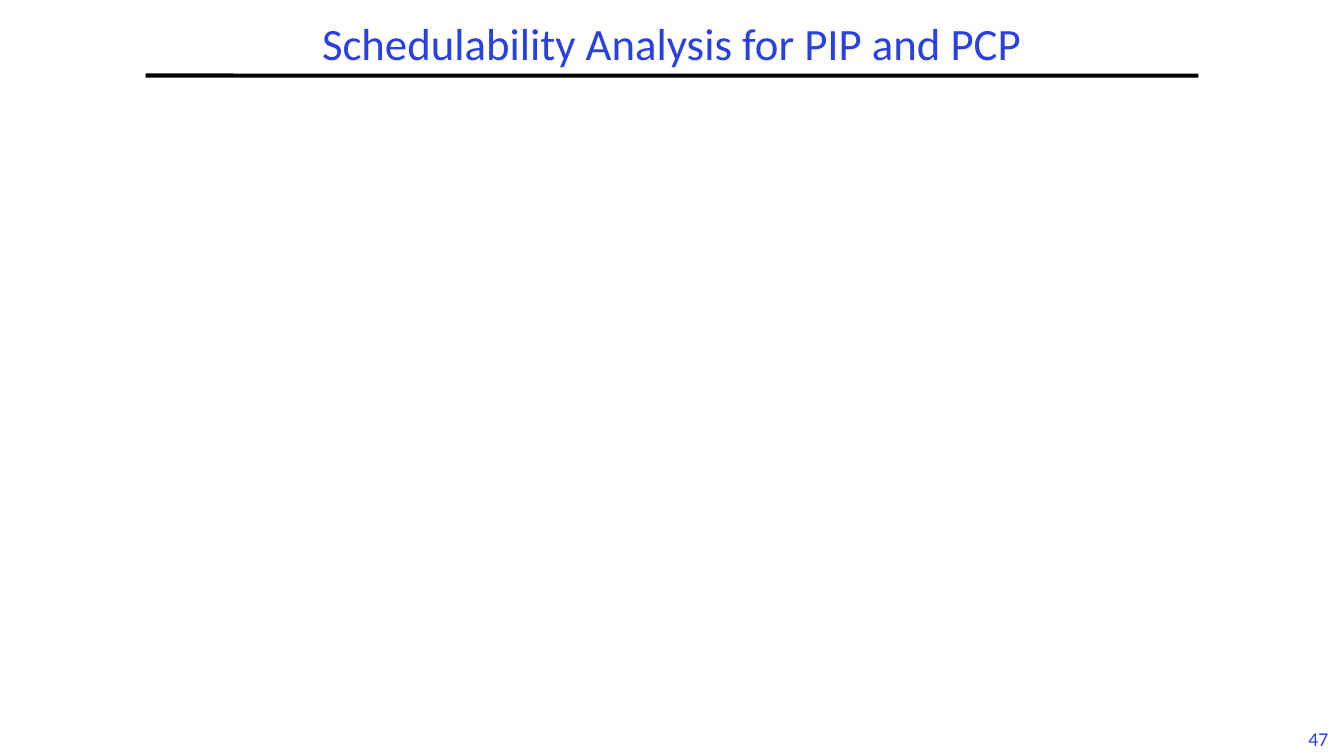
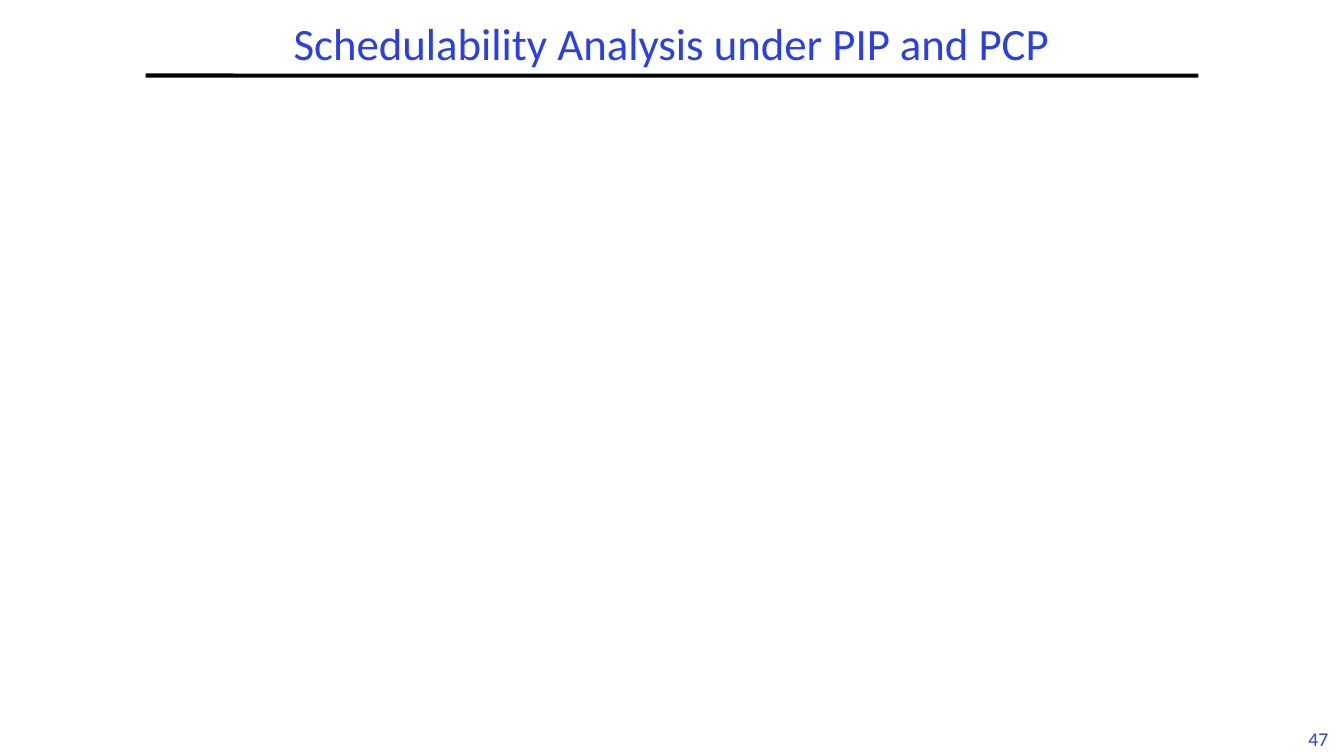
Before and after one commit to guhofstra/CSC256Fa25, a slide deck: slide 47 of PPTs/L6-RTScheduling II.pptx. Drawn at 1344x756 pixels with LibreOffice and Linux fonts; fonts in the diff are those of the drawing; grey boxes stand for pictures. Boxes give left, top, right and bottom in pixels: in the first picture for what was removed or moved away, otherwise in the second. Text is boxed around its words. In the diff, an @@ line names an element or a change of style, - is before the commit and + after.

```diff
--- a/PPTs/L6-RTScheduling II.pptx
+++ b/PPTs/L6-RTScheduling II.pptx
@@ title at (294,29,1049,68): text changed @@
-Schedulability Analysis for PIP and PCP
+Schedulability Analysis under PIP and PCP
```
Also in this commit, not shown: 5 other slides changed, 1 slide added, 1 other file.
